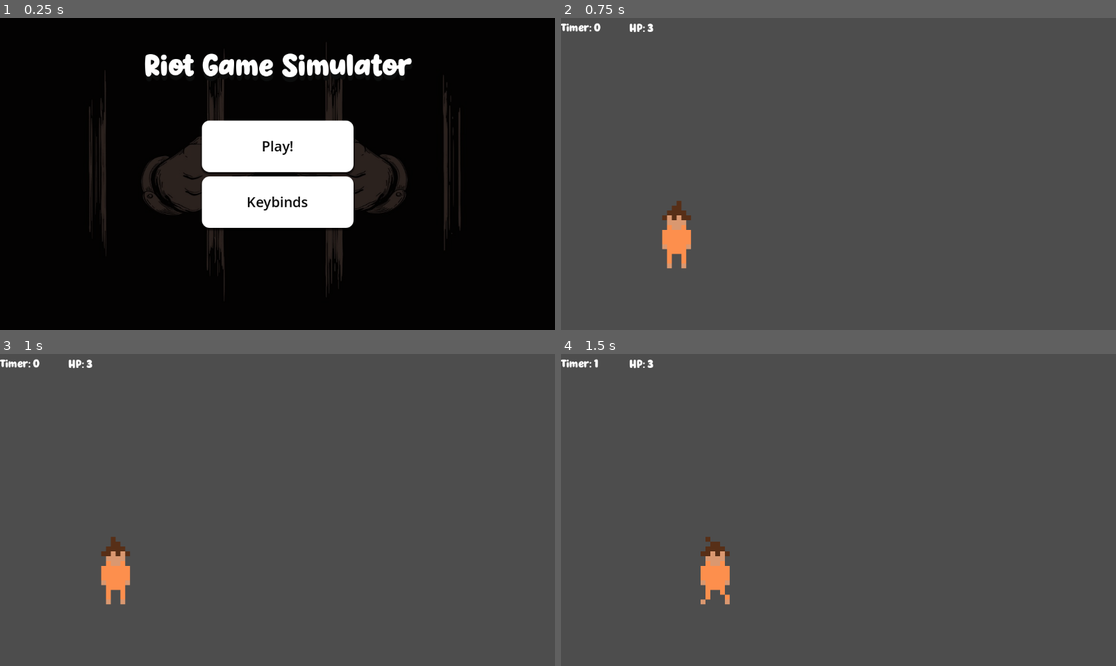
Above: before the commit, frames 1-4 (two rows, left to right).
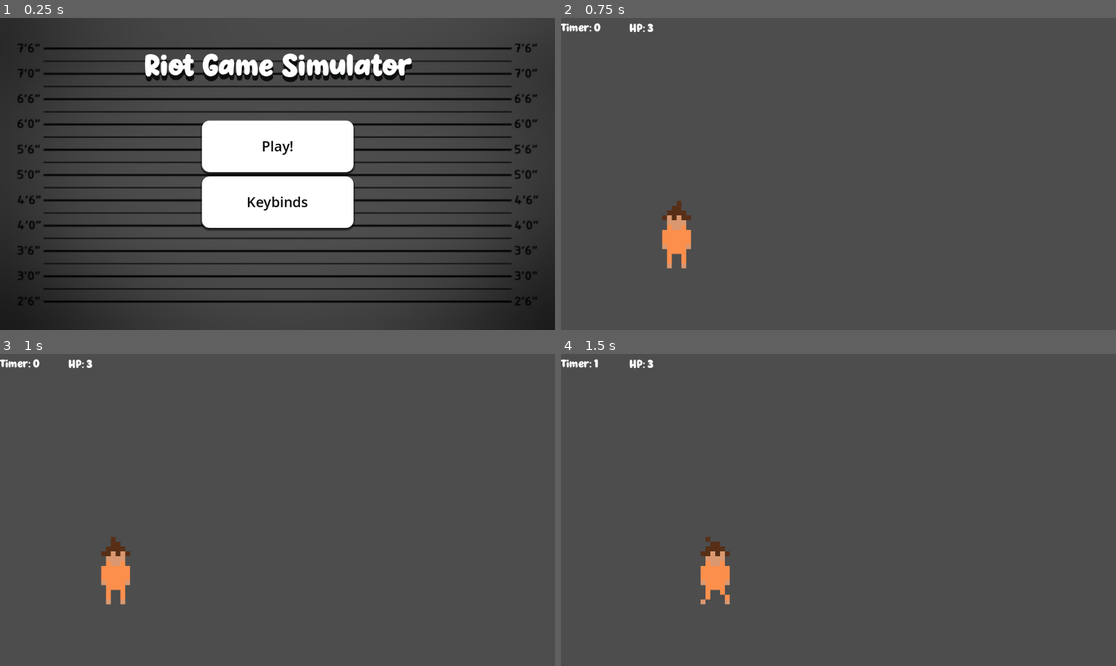
Above: after the commit, the same moments.

Repository: Starlight-dev-gen/Riot-Sim
Game: Godot game, scene res://Scenes/Main_Menu.tscn
Same seed, same stepped clock (60 frames per second), same inputs: the game is played once before the commit and once after it.
Inputs (mouse positions are in pixels of both pictures, inside the frame that each line leads up to):
- Up to frame 1 (0.25 s): no input
- Up to frame 2 (0.75 s): click "Play!" at 0.5 s
- Up to frame 3 (1 s): no input
- Up to frame 4 (1.5 s): tap Enter at 1.25 s; move the mouse to (960, 494) at 1.27 s; hold D (Move_right) from 1.28 s (still down); click (960, 494) at 1.42 s

The runs differ from the first frame. In frame 1, 82% of the frame differs, in the area x 0-100%, y 0-100%; in frame 2, nothing differs; in frame 3, nothing differs; in frame 4, nothing differs.

Commit message:
Add files via upload

Diff:
--- a/riot-simulator/Scenes/Main_Menu.tscn
+++ b/riot-simulator/Scenes/Main_Menu.tscn
@@ -1,11 +1,11 @@
 [gd_scene load_steps=7 format=3 uid="uid://73h2n20nolhn"]
 
 [ext_resource type="Script" uid="uid://b45jl1igohi5y" path="res://Scripts/main_menu.gd" id="1_hkybe"]
-[ext_resource type="Texture2D" uid="uid://owtayfpqyd0r" path="res://Assets/ori_3471053_717a58237fb731d59ca8cff92842420e25e863cd_hands-in-cuffs-holding-prison-bars.jpg" id="2_nrxv3"]
+[ext_resource type="Texture2D" uid="uid://dtevig70rbxxg" path="res://Assets/360_F_163205363_5YgJBWSKY0dbO4ESsGuLpJDQOH3xlg3g.jpg" id="2_b7rmo"]
 [ext_resource type="FontFile" uid="uid://c25r3uk53bbx4" path="res://Assets/Super Joyful.ttf" id="3_i7rp1"]
 
 [sub_resource type="StyleBoxTexture" id="StyleBoxTexture_wugcc"]
-texture = ExtResource("2_nrxv3")
+texture = ExtResource("2_b7rmo")
 modulate_color = Color(0.31431612, 0.31431612, 0.3143161, 1)
 
 [sub_resource type="StyleBoxFlat" id="StyleBoxFlat_wugcc"]
